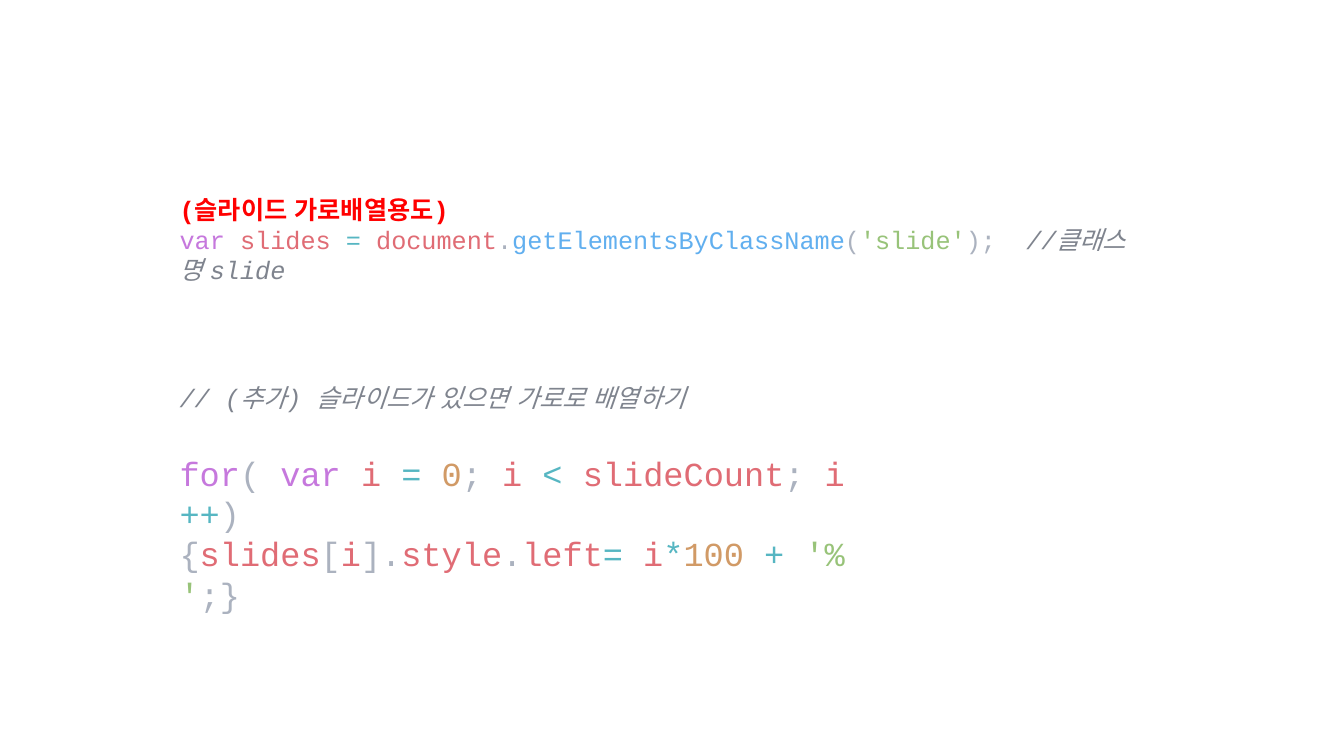
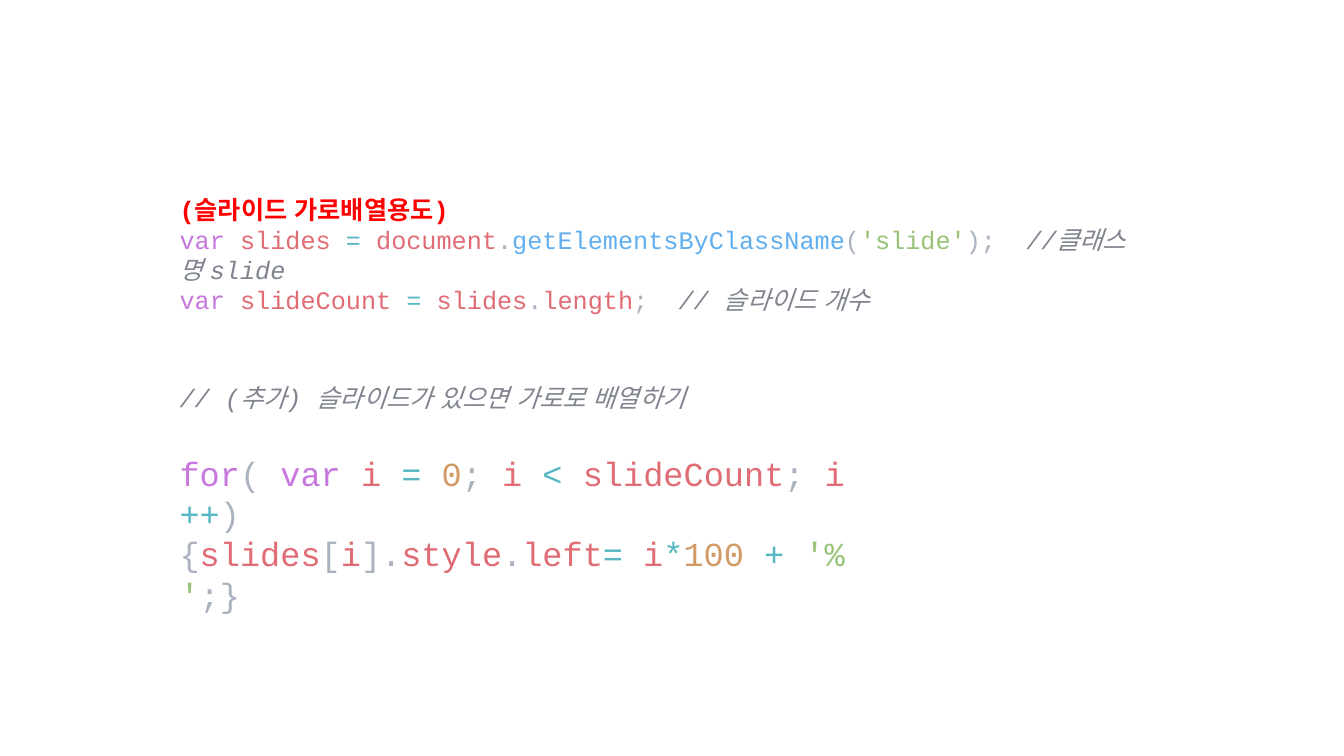
Before and after one commit to lsh58/Javascript, a slide deck: slide 9 of study/ex03_제작/추가내용.pptx (slide 7 before the commit). Drawn at 1344x756 pixels with LibreOffice and Linux fonts; fonts in the diff are those of the drawing. Boxes give left, top, right and bottom in pixels: in the first picture for what was removed or moved away, otherwise in the second. Text is boxed around its words. In the diff, an @@ line names an element or a change of style, - is before the commit and + after.

```diff
--- a/study/ex03_제작/추가내용.pptx
+++ b/study/ex03_제작/추가내용.pptx
@@ text at <box>180,288,870,314</box>: paragraph added @@
+var slideCount = slides.length; // 슬라이드 개수
```
Also in this commit, not shown: 1 other slide changed, 6 slides added, 2 slides removed, 1 other file.
